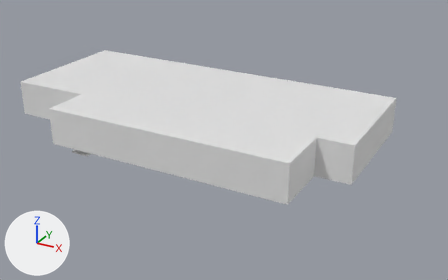
A saved change to the OBJ model models/koyo/3dMap_cafe_ceiling.obj.
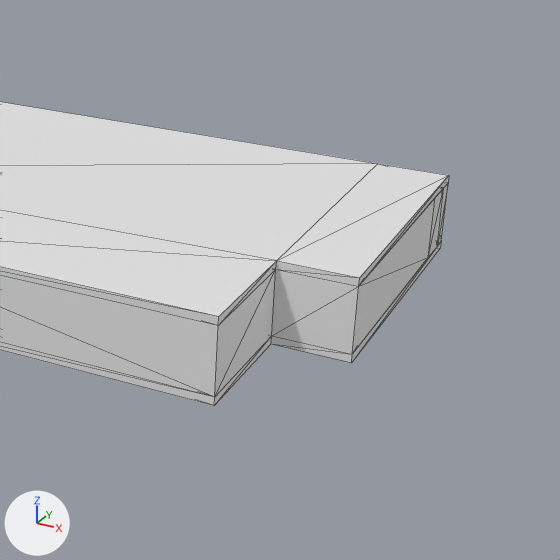
Each version is shown whole from a camera (50 mm lens) standing at (-24.5, -26.4, 33.1) and looking at (-52.5, 24.6, 7.7), then close up on the part from 42% to 100% of the width and 6% to 99% of the height. The lights are fixed; the arrows at lower left show +X, +Y and +Z. The close-ups show mesh edges as thin lines. Where no turn or scale is listed for an object, it has been applied to the vertices.

Names of what the first close-up shows: 'ceiling_C_立方体.203', 'floor_C_3F_立方体.113', 'wall_C_3F_立方体.168'.
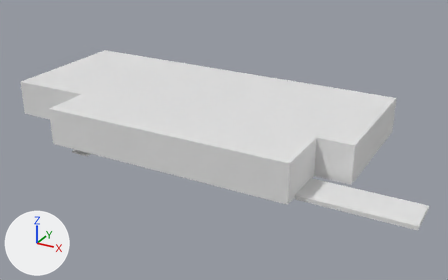
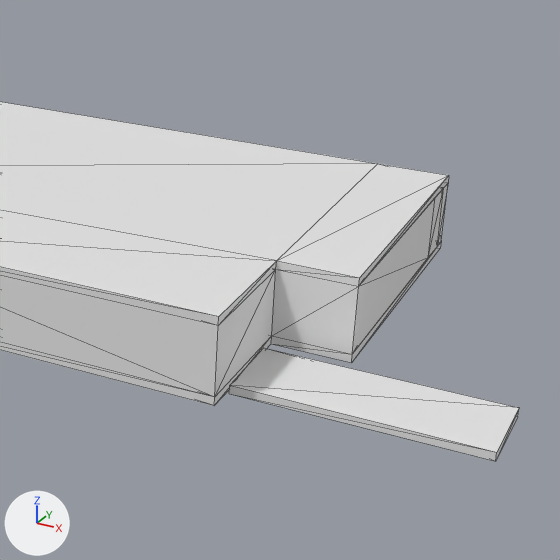
Edits to the scene script, one JSON object a line:
```json
{"op": "add", "block": "me_ceiling_b3_立方体_075", "code": ["me_ceiling_b3_立方体_075 = bpy.data.meshes.new('ceiling_B3_立方体.075')", "me_ceiling_b3_立方体_075.from_pydata(...)  # a box spanning x -41.32..-31.12, y 16.58..20.17, z 7.69..8.06"]}
{"op": "add", "block": "ob_ceiling_b3_立方体_075", "code": ["ob_ceiling_b3_立方体_075 = bpy.data.objects.new('ceiling_B3_立方体.075', me_ceiling_b3_立方体_075)", "ob_ceiling_b3_立方体_075.location = (0.0, 0.0, 0.0)"]}
```

Changed parts and their boxes [x1, y1, x2, y2] in the close-ups (560 x 560 px):
```json
{"object": "ceiling_B3_立方体.075", "change": "added", "after": [229, 348, 519, 461]}
```
